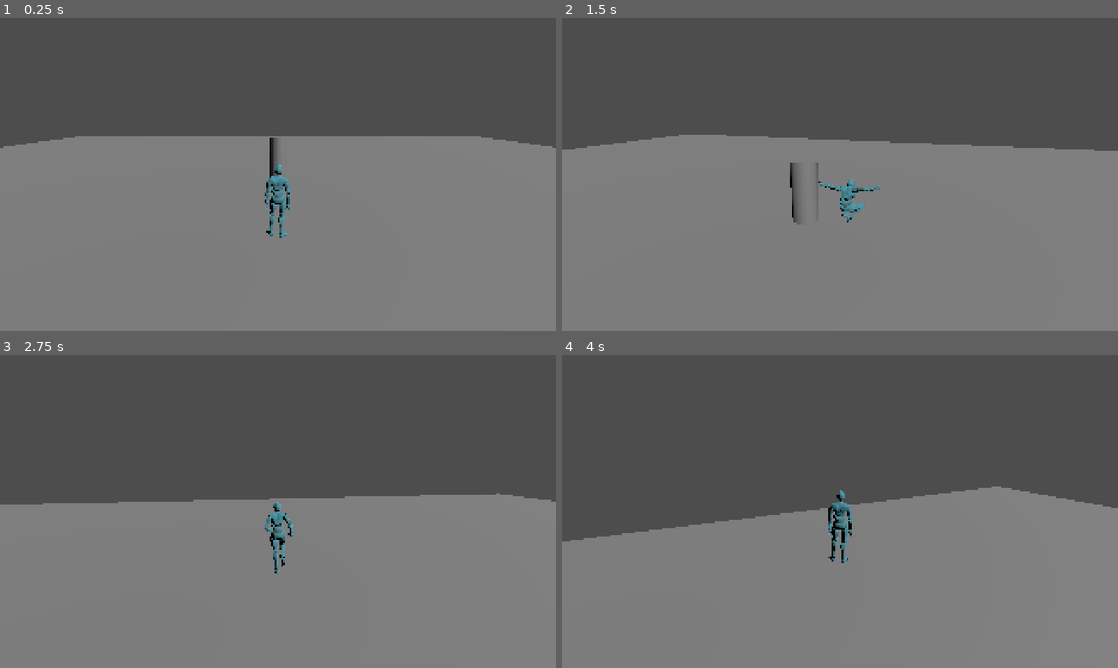
Above: before the commit, frames 1-4 (two rows, left to right).
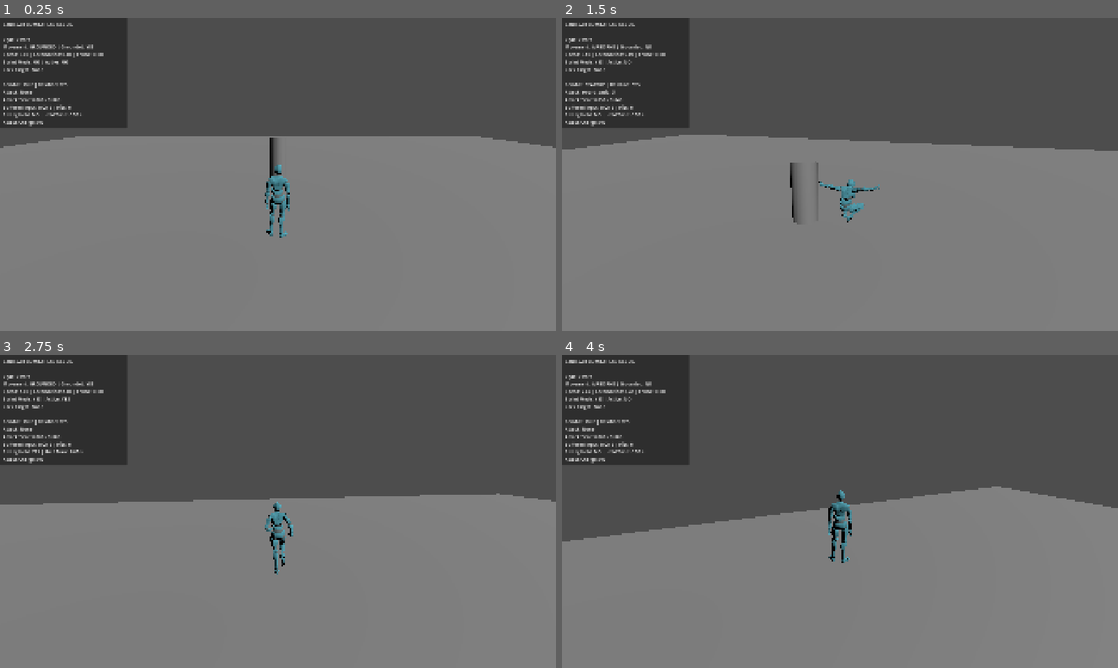
Above: after the commit, the same moments.

Repository: shroomiemies/GodscarCombatLab
Game: Godot game, scene res://scenes/tests/TestArena_Main.tscn
The game is run twice, just before and just after one commit, with the same random seed, the same clock (stepped at 60 frames per second) and the same inputs.
Inputs (mouse positions are in pixels of both pictures, inside the frame that each line leads up to):
- Up to frame 1 (0.25 s): no input
- Up to frame 2 (1.5 s): tap Enter at 0.5 s; move the mouse to (867, 174) at 0.52 s; hold Shift (sprint) 0.53-1.28 s; hold W (move_forward) from 0.53 s (still down); tap Space (jump) at 0.77 s; move the mouse to (812, 174) at 1.27 s; click (812, 174) at 1.35 s
- Up to frame 3 (2.75 s): keep holding W (move_forward); tap Space (jump) at 1.52 s; tap Shift (sprint) at 1.55, 2.3 s; move the mouse to (289, 505) at 2.02 s; hold Middle mouse button (attack_offhand) from 2.03 s (still down)
- Up to frame 4 (4 s): keep holding W (move_forward); move the mouse to (834, 517) at 2.77 s; release Middle mouse button (attack_offhand) at 2.78 s; tap Tab (lock_on) at 2.85 s; tap Space (jump) at 3.02, 3.77 s; tap Shift (sprint) at 3.05 s; move the mouse to (878, 514) at 3.52 s; hold Shift (sprint) from 3.53 s (still down)

The runs differ from the first frame. In frame 1, 7.4% of the frame differs, in the area x 0-23%, y 0-36%; in frame 2, 7.4%; in frame 3, 7.4%; in frame 4, 7.4%.

Commit message:
implement debug overlay

Diff:
--- a/project.godot
+++ b/project.godot
@@ -123,6 +123,11 @@
 "events": [Object(InputEventMouseButton,"resource_local_to_scene":false,"resource_name":"","device":-1,"window_id":0,"a …(257 unchanged characters)…
 ]
 }
+toggle_debug_overlay={
+"deadzone": 0.2,
+"events": [Object(InputEventKey,"resource_local_to_scene":false,"resource_name":"","device":-1,"window_id":0,"alt_pressed":false,"shift_pressed":false,"ctrl_pressed":false,"meta_pressed":false,"pressed":false,"keycode":0,"physical_keycode":4194334,"key_label":0,"unicode":0,"location":0,"echo":false,"script":null)
+]
+}
 
 [layer_names]
 
--- a/scenes/tests/TestArena_Main.tscn
+++ b/scenes/tests/TestArena_Main.tscn
@@ -5,6 +5,8 @@
 [ext_resource type="Script" uid="uid://dawleowx5jiei" path="res://scripts/actor/Player.gd" id="2_vy3pw"]
 [ext_resource type="PackedScene" uid="uid://yxt4hw7ybxe" path="res://scenes/camera/CameraRig.tscn" id="3_4difj"]
 [ext_resource type="Script" uid="uid://bp4b1fp6fn6k1" path="res://scripts/camera/CameraRig.gd" id="4_xdqrp"]
+[ext_resource type="Script" uid="uid://chmg50mqjpoja" path="res://scripts/debug/DebugOverlay.gd" id="6_ifb2d"]
+[ext_resource type="Script" uid="uid://bxjetma16a1j1" path="res://scripts/debug/DebugStateLabel.gd" id="7_t5t5f"]
 
 [sub_resource type="BoxShape3D" id="BoxShape3D_vy3pw"]
 
@@ -39,3 +41,27 @@
 [node name="CameraRig" parent="." unique_id=843206497 node_paths=PackedStringArray("target") instance=ExtResource("3_4difj")]
 script = ExtResource("4_xdqrp")
 target = NodePath("../Player")
+
+[node name="DebugOverlay" type="CanvasLayer" parent="." unique_id=716135574 node_paths=PackedStringArray("panel", "state_label")]
+script = ExtResource("6_ifb2d")
+panel = NodePath("DebugPanel")
+state_label = NodePath("DebugPanel/MarginContainer/DebugStateLabel")
+
+[node name="DebugPanel" type="PanelContainer" parent="DebugOverlay" unique_id=1438617686]
+custom_minimum_size = Vector2(440, 0)
+offset_right = 40.0
+offset_bottom = 40.0
+mouse_filter = 2
+
+[node name="MarginContainer" type="MarginContainer" parent="DebugOverlay/DebugPanel" unique_id=1902225897]
+layout_mode = 2
+theme_override_constants/margin_left = 10
+theme_override_constants/margin_top = 10
+theme_override_constants/margin_right = 10
+theme_override_constants/margin_bottom = 10
+
+[node name="DebugStateLabel" type="Label" parent="DebugOverlay/DebugPanel/MarginContainer" unique_id=584467581 node_paths=PackedStringArray("player")]
+layout_mode = 2
+script = ExtResource("7_t5t5f")
+player = NodePath("../../../../Player")
+metadata/_custom_type_script = "uid://bxjetma16a1j1"
--- /dev/null
+++ b/scripts/debug/DebugOverlay.gd
@@ -0,0 +1,50 @@
+class_name DebugOverlay
+extends CanvasLayer
+
+@export_group("References")
+@export var panel: Control
+@export var state_label: DebugStateLabel
+
+@export_group("Behavior")
+@export var toggle_action: StringName = &"toggle_debug_overlay"
+@export_range(1.0, 60.0, 1.0) var refresh_rate_hz: float = 10.0
+@export var visible_on_start: bool = true
+
+var _refresh_timer: float = 0.0
+
+func _ready() -> void:
+	if panel == null:
+		push_warning("DebugOverlay has no panel assigned.")
+	else:
+		panel.visible = visible_on_start
+
+	_refresh()
+
+func _process(delta: float) -> void:
+	if panel == null or not panel.visible:
+		return
+
+	_refresh_timer -= delta
+	if _refresh_timer > 0.0:
+		return
+
+	_refresh_timer = 1.0 / maxf(refresh_rate_hz, 1.0)
+	_refresh()
+
+func _unhandled_input(event: InputEvent) -> void:
+	if toggle_action == &"":
+		return
+
+	if event.is_action_pressed(toggle_action, false):
+		if panel != null:
+			panel.visible = not panel.visible
+
+			if panel.visible:
+				_refresh_timer = 0.0
+				_refresh()
+
+		get_viewport().set_input_as_handled()
+
+func _refresh() -> void:
+	if state_label != null:
+		state_label.refresh()
--- a/scripts/debug/DebugStateLabel.gd
+++ b/scripts/debug/DebugStateLabel.gd
@@ -3,15 +3,113 @@
 
 @export var player: Player
 
-func _process(_delta: float) -> void:
+
+func refresh() -> void:
+	text = _build_debug_text()
+
+
+func _build_debug_text() -> String:
 	if player == null:
-		text = "No player assigned"
-		return
+		return "GODSCAR COMBAT LAB DEBUG\nPlayer: unassigned"
 
-	var movement_state_text := "Movement: " + str(player.movement_state)
+	var lines: PackedStringArray = []
 
-	var combat_state_text := "Combat: None"
-	if player.combat_controller != null:
-		combat_state_text = "Combat: " + str(player.combat_controller.combat_state)
+	var horizontal_speed := Vector2(player.velocity.x, player.velocity.z).length()
+	var locomotion_speed := player.locomotion_velocity.length()
 
-	text = movement_state_text + "\n" + combat_state_text
+	var frame_speed := 0.0
+	if player.movement_frame != null:
+		frame_speed = player.movement_frame.linear_velocity.length()
+
+	var style_name := "None"
+	if player.weapon_loadout_controller != null:
+		var style_data := player.weapon_loadout_controller.get_current_style()
+		if style_data != null:
+			style_name = style_data.display_name
+
+	var lock_target_name := "None"
+	if player.targeting_controller != null and player.targeting_controller.has_target():
+		var target := player.targeting_controller.current_target
+		if target != null:
+			lock_target_name = target.name
+		else:
+			lock_target_name = "Invalid target"
+
+	lines.append("GODSCAR COMBAT LAB DEBUG")
+	lines.append("")
+	lines.append("Style: %s" % style_name)
+	lines.append("Movement: %s | Grounded: %s" % [
+		_enum_name(Player.MovementState, player.movement_state),
+		_bool_text(player.is_on_floor())
+	])
+	lines.append("Speed: %.2f | Locomotion: %.2f | Frame: %.2f" % [
+		horizontal_speed,
+		locomotion_speed,
+		frame_speed
+	])
+	lines.append("Sprint Mode: %s | Active: %s" % [
+		_bool_text(player.sprint_enabled),
+		_bool_text(player.is_sprinting)
+	])
+	lines.append("Lock Target: %s" % lock_target_name)
+	lines.append("")
+
+	if player.combat_controller == null:
+		lines.append("Combat Controller: missing")
+		return "\n".join(lines)
+
+	var combat := player.combat_controller
+	var attack_name := "None"
+	var attack_time := 0.0
+	var attack_duration := 0.0
+
+	if combat.current_attack != null:
+		attack_name = str(combat.current_attack.attack_id)
+		attack_time = combat.attack_time
+		attack_duration = (
+			combat.current_attack.startup_duration
+			+ combat.current_attack.active_duration
+			+ combat.current_attack.recovery_duration
+		)
+
+	var hit_count := 0
+	if combat.hitbox_emitter != null:
+		hit_count = combat.hitbox_emitter.get_hit_count_this_attack()
+
+	lines.append("Combat: %s | Rotation: %s" % [
+		_enum_name(CombatController.CombatState, combat.combat_state),
+		_bool_text(combat.allows_rotation())
+	])
+	lines.append("Attack: %s" % attack_name)
+	lines.append("Attack Time: %.3f / %.3f" % [
+		attack_time,
+		attack_duration
+	])
+	lines.append("Buffered Input: %s | Hits: %d" % [
+		_enum_name(
+			CombatController.BufferedComboInput,
+			combat.buffered_combo_input
+		),
+		hit_count
+	])
+	lines.append("Strong Held: %s | Hold Time: %.2f s" % [
+		_bool_text(combat.strong_input_held),
+		combat.strong_charge_time
+	])
+	lines.append("Attack Charge: %d%%" % roundi(
+		combat.current_attack_charge_fraction * 100.0
+	))
+
+	return "\n".join(lines)
+
+
+func _enum_name(enum_values: Dictionary, value: int) -> String:
+	for key in enum_values:
+		if int(enum_values[key]) == value:
+			return str(key)
+
+	return "UNKNOWN (%d)" % value
+
+
+func _bool_text(value: bool) -> String:
+	return "YES" if value else "NO"
--- a/scripts/hit_detection/HitboxEmitter.gd
+++ b/scripts/hit_detection/HitboxEmitter.gd
@@ -29,6 +29,9 @@
 	previous_attack_time = 0.0
 	previous_global_transform = global_transform
 	has_previous_trace_sample = false
+
+func get_hit_count_this_attack() -> int:
+	return hit_actors_this_attack.size()
 
 func clear_debug_hitboxes() -> void:
 	for mesh in active_debug_meshes:
Not shown, added: scripts/debug/DebugOverlay.gd.uid
